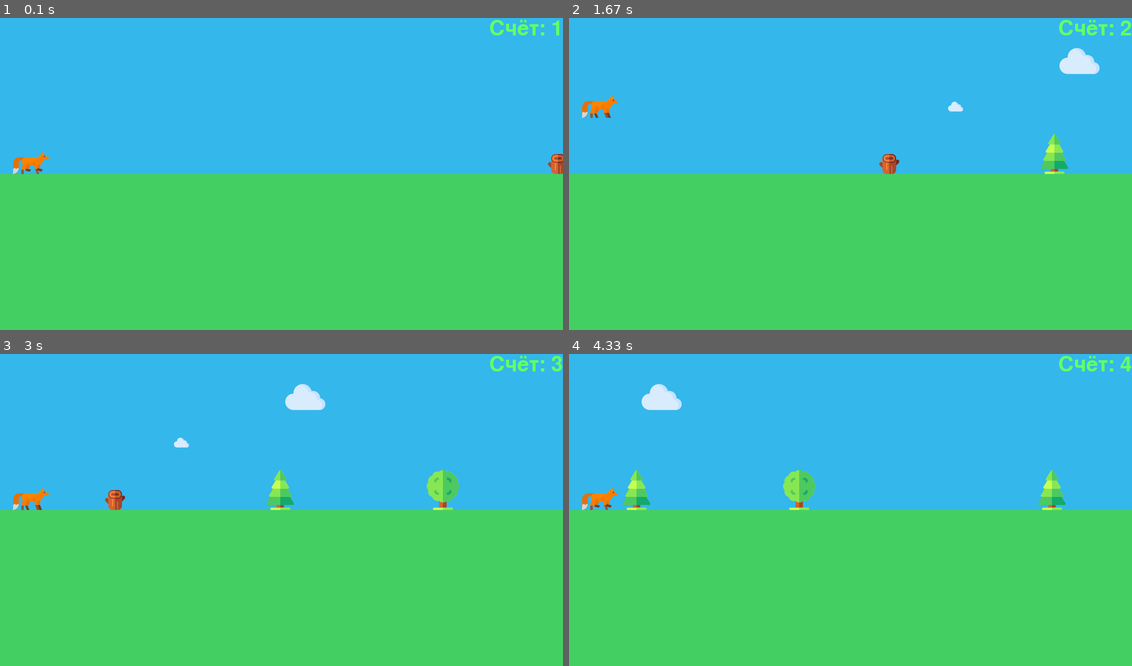
Above: before the commit, frames 1-4 (two rows, left to right).
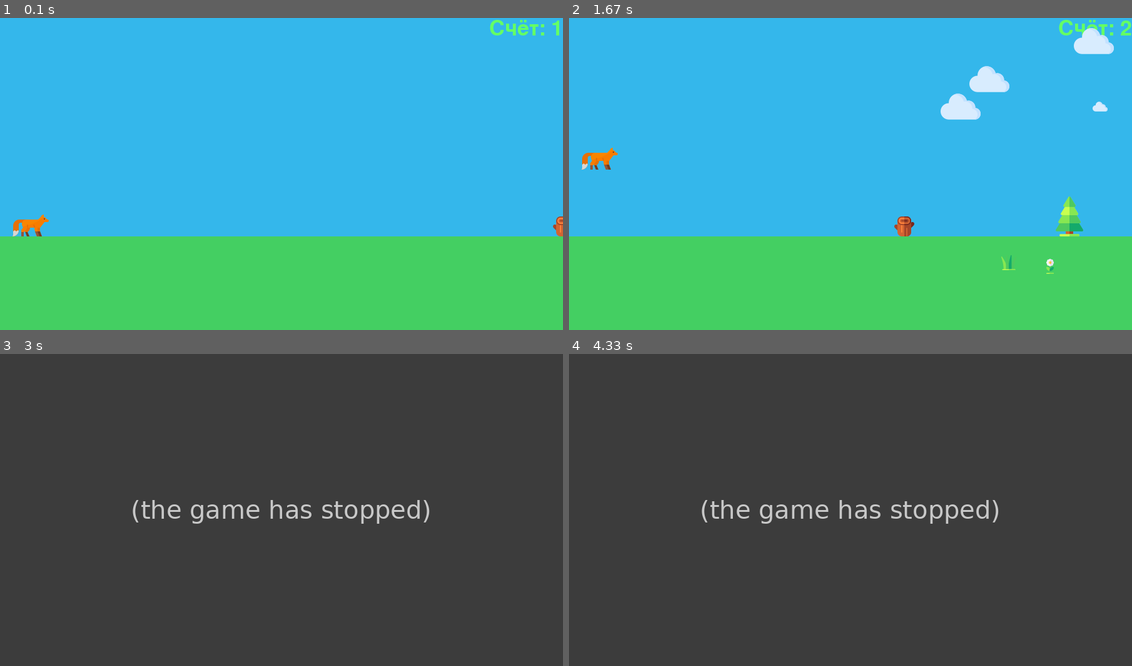
Above: after the commit, the same moments.

Repository: alex-bul/dino_pygame
Game: pygame game, started from main.py
Two runs of this game, one before a commit and one after it. Both use one fixed random seed, a clock stepped at 60 frames per second and the inputs below.
Inputs:
- Up to frame 1 (0.1 s): no input
- Up to frame 2 (1.67 s): hold Up 0.33-0.8 s; hold Down 0.83-1.13 s; hold Up 1.17-1.53 s; hold Down from 1.57 s (still down)
- Up to frame 3 (3 s): release Down at 1.93 s
- Up to frame 4 (4.33 s): no input

The runs differ from the first frame. In frame 1, 20% of the frame differs, in the area x 0-100%, y 43-70%; in frame 2, 23%; in frame 3, 100%, in the area x 0-100%, y 0-100%; in frame 4, 100%.
After the commit the program exited at 1.97 s; later frames show no game.

Commit message:
add wine bonus

Diff:
--- a/config.py
+++ b/config.py
@@ -1,7 +1,7 @@
 COLOR_SKY = (52, 183, 235)
 COLOR_EARTH = (68, 207, 98)
-SIZE_SKY = 0.5
-SIZE_EARTH = 0.5
+SIZE_SKY = 0.7
+SIZE_EARTH = 0.3
 
 SPEED_CACTUS = 4
 SPEED_BIRD = 4.5
@@ -19,6 +19,11 @@
 TORNADO_SCORE_START = 40
 BIRD_SCORE_START = 20
 
+ULTIMATE_CHANCE_SPAWN = 200
+ULTIMATE_DURATION = 5
+ULTIMATE_SPEED_BUST = 3
+MIN_ULTIMATE_FREQUENCY = 10
+
 animate_sprites = {
     'bird.png': (7, 1),
     'tornado.png': (2, 1)
--- a/main.py
+++ b/main.py
@@ -67,7 +67,9 @@
 
         self.is_jumping = False
         self.is_falling = False
+
         self.is_ultimate = True
+        self.time_start_ultimate = 0
 
     def cut_sheet(self, sheet, columns, rows):
         self.rect = pygame.Rect(0, 0, sheet.get_width() // columns,
@@ -84,7 +86,20 @@
         if not self.is_falling:
             self.is_jumping = True
 
-    def update(self):
+    def start_ultimate(self):
+        global speed
+
+        speed *= ULTIMATE_SPEED_BUST
+        self.is_ultimate = True
+        self.time_start_ultimate = time.time()
+
+    def update(self):
+        global speed
+
+        if self.is_ultimate:
+            if time.time() - self.time_start_ultimate > ULTIMATE_DURATION:
+                speed //= ULTIMATE_SPEED_BUST
+                self.is_ultimate = False
         if self.is_jumping:
             self.rect = self.rect.move(0, -math.ceil(
                 DINO_JUMP_SPEED * (self.rect.y - self.default_y + DINO_JUMP_HEIGNT) / 100 * (default_speed / speed)))
@@ -117,6 +132,7 @@
     def update(self):
         self.rect = self.rect.move(self.step, 0)
 
+
 class DecorationObject(Object):
     def __init__(self, image, step, offset_y):
         super().__init__(image, step, screen_size[0] + random.randint(15, 30), None)
@@ -139,7 +155,6 @@
         self.broken_rotate_angle = random.randint(0, 60)
 
     def broke(self, direction):
-        print(3)
         self.is_broken = True
         self.broken_direction = direction
 
@@ -214,6 +229,19 @@
             obj.broke(random.choice([-1, 1]))
 
 
+class Bonus(Object):
+    def __init__(self, image, step, x=None, y=None):
+        super().__init__(image, step, x, y)
+        for i in map.enemies:
+            if pygame.sprite.collide_mask(self, i):
+                self.rect.x = self.rect.x + i.rect.w * random.choice([1.2, -1.2])
+
+    def update(self):
+        if pygame.sprite.collide_mask(self, dino):
+            dino.start_ultimate()
+            self.rect.x = -self.rect.w
+        super().update()
+
 
 class Map:
     def __init__(self, screen, screen_size):
@@ -226,15 +254,21 @@
         self.next_enemy_distance = self.calculate_next_enemy_distance()
 
         self.disaster = None
+        self.last_bonus_spawn = 0
 
     def clear(self):
-        self.screen.fill(COLOR_EARTH)
-        pygame.draw.rect(self.screen, COLOR_SKY, (0, 0, self.screen_size[0], self.screen_size[1] * SIZE_SKY), 0)
+        if dino.is_ultimate:
+            self.screen.fill((245, random.randint(100, 170), 47))
+            pygame.draw.rect(self.screen, (random.randint(100, 170), 52, 235), (0, 0, self.screen_size[0], self.screen_size[1] * SIZE_SKY), 0)
+        else:
+            self.screen.fill(COLOR_EARTH)
+            pygame.draw.rect(self.screen, COLOR_SKY, (0, 0, self.screen_size[0], self.screen_size[1] * SIZE_SKY), 0)
 
     def update(self):
         self.clear()
         self.spawn_enemy()
         self.spawn_decoration()
+        self.spawn_bonus()
 
         font = pygame.font.Font(None, 50)
         text = font.render(f"Счёт: {self.score}", True, (100, 255, 100))
@@ -242,14 +276,22 @@
         text_y = 0
         screen.blit(text, (text_x, text_y))
 
+        if dino.is_ultimate:
+            font = pygame.font.Font(None, 30)
+            text_y = text.get_height() + 10
+            text = font.render(f"Опьянение закончится через: "
+                               f"{ULTIMATE_DURATION - int(time.time() - dino.time_start_ultimate)}",
+                               True, (245, 120, 47))
+            text_x = screen_size[0] - text.get_width()
+            screen.blit(text, (text_x, text_y))
+
+
         for i, obj in enumerate(self.enemies.copy()):
-            # obj.move()
             if obj.is_hidden():
                 self.enemies.pop(i)
                 all_sprites.remove(obj)
                 if isinstance(obj, Tornado):
                     self.disaster = None
-        # print(self.disaster)
         if self.disaster:
             for i in filter(lambda x: not isinstance(x, Tornado), self.enemies):
                 self.disaster.check_colide(i)
@@ -259,9 +301,7 @@
 
         path = 'src/enemy/'
         select = random.randint(1, 10)
-        if select * random.randint(1, 5) == 5 and False:
-            pass
-        elif select == 1 and self.score >= TORNADO_SCORE_START and not self.disaster:
+        if select == 1 and self.score >= TORNADO_SCORE_START and not self.disaster:
             self.disaster = Tornado(f'{path}tornado.png', SPEED_TORNADO)
             return self.disaster
         elif select < 4 and self.score >= BIRD_SCORE_START:
@@ -278,17 +318,30 @@
             self.enemies.append(self.random_select_next())
 
     def spawn_decoration(self):
-        if random.randint(1, 50) == 1:
+        path = "src/decoration/"
+        if random.randint(1, 40) == 1:
             if random.randint(0, 1):
-                self.decoration.append(DecorationObject(f"src/decoration/sky_{random.randint(1, 2)}.png", SPEED_CACTUS, random.randint(3, 5)))
+                self.decoration.append(
+                    DecorationObject(f"{path}sky_{random.randint(1, 2)}.png", SPEED_CACTUS, random.randint(3, 5)))
+            else:
+                self.decoration.append(DecorationObject(f"{path}ground_{random.randint(1, 4)}.png", SPEED_CACTUS,
+                                                        random.randint(-2, -1)))
+
+    def spawn_bonus(self):
+        path = "src/bonus/"
+        if time.time() - self.last_bonus_spawn > MIN_ULTIMATE_FREQUENCY:
+            if random.randint(1, ULTIMATE_CHANCE_SPAWN) == 1:
+                Bonus(f"{path}wine.png", SPEED_CACTUS)
+                self.last_bonus_spawn = time.time()
 
     def calculate_next_enemy_distance(self):
         return random.randint(dino.rect.w * 4, DISTANCE_BETWEEN_ENEMY_MAX)
+
 
 dino = MainCharacter("src/character/fox.png")
 map = Map(screen, screen_size)
 while running:
-    if speed < MAX_GAME_SPEED:
+    if speed < MAX_GAME_SPEED and not dino.is_ultimate:
         speed = int(default_speed + (time.time() - time_start))
     for event in pygame.event.get():
         if event.type == pygame.QUIT:
Binary file changed: src/decoration/ground_1.png
Binary file changed: src/decoration/ground_3.png
